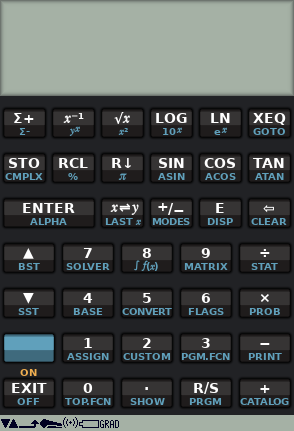
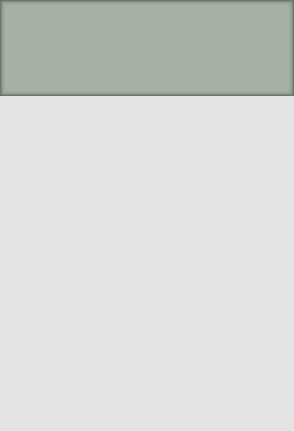
Layered file, before and after one edit (294 × 431). Changes by layer:
painted on "Screen" over (1, 1, 293, 95)
added group "Layer Group" with 38 layers above "Text Alt" over (0, 1, 294, 431)
added layer "Darken" (multiply) in group "Layer Group" over (0, 1, 294, 431)
moved "Text Face" into group "Layer Group" over (9, 112, 286, 394)
